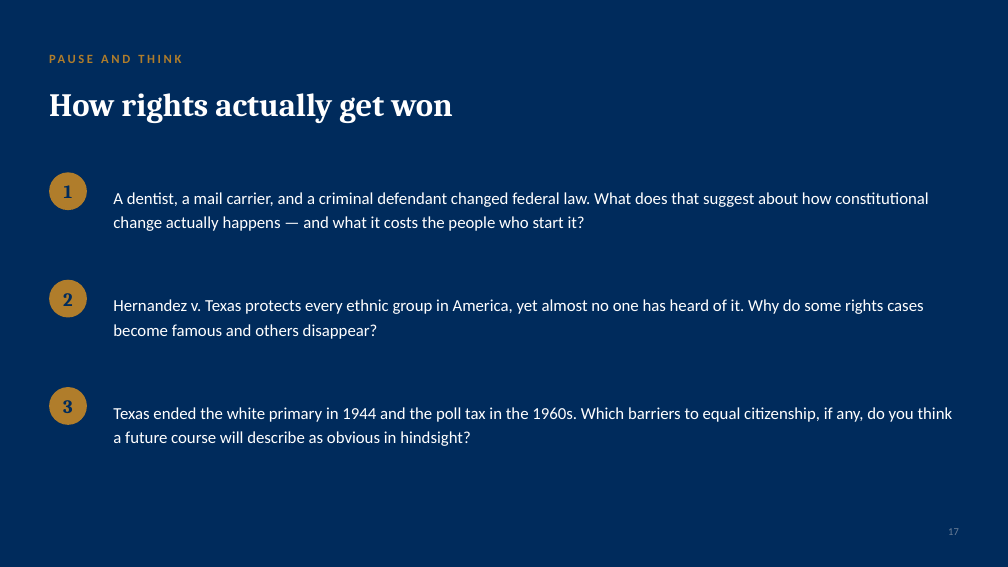
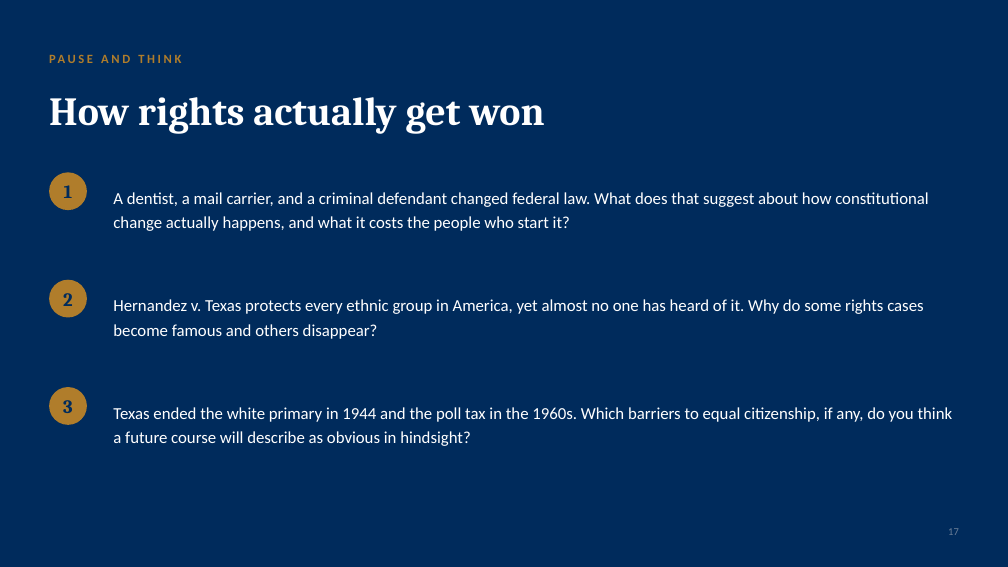
Before and after one commit to ProfessorJaredAlanStewart/texas-govt-modules, a slide deck: slide 18 of slides/Chapter 16 - Civil Liberties and Civil Rights (Lecture Deck).pptx. Drawn at 1008x567 pixels with LibreOffice and Linux fonts; fonts in the diff are those of the drawing. Boxes give left, top, right and bottom in pixels: in the first picture for what was removed or moved away, otherwise in the second. Text is boxed around its words. In the diff, an @@ line names an element or a change of style, - is before the commit and + after.

```diff
--- a/slides/Chapter 16 - Civil Liberties and Civil Rights (Lecture Deck).pptx
+++ b/slides/Chapter 16 - Civil Liberties and Civil Rights (Lecture Deck).pptx
@@ text "How rights actually get won" at (x1=49, y1=97, x2=544, y2=134): size 31 to 38 pt @@
@@ text at (x1=113, y1=192, x2=928, y2=231): text changed @@
-A dentist, a mail carrier, and a criminal defendant changed federal law. What does that suggest about how constitutional change actually happens — and what it costs the people who start it?
+A dentist, a mail carrier, and a criminal defendant changed federal law. What does that suggest about how constitutional change actually happens, and what it costs the people who start it?
```
Also in this commit, not shown: 25 other slides changed, 1 other file.
